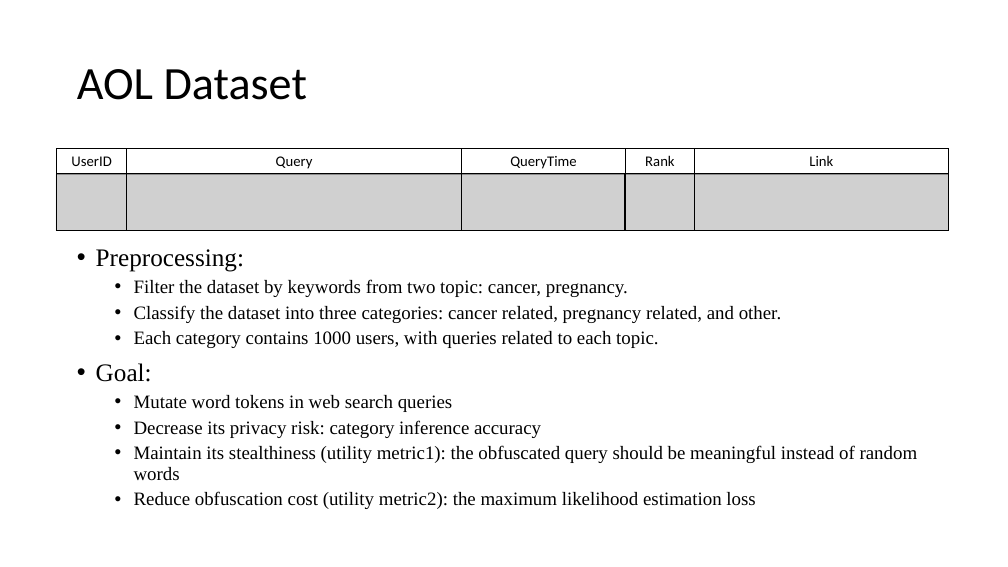
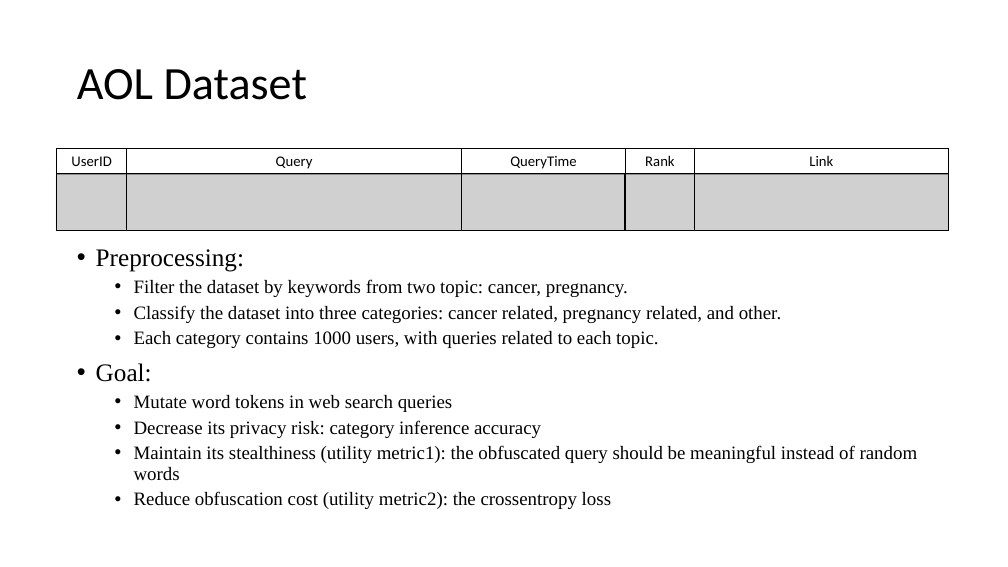
Before and after one commit to bitzj2015/EE599-Final-Project, a slide deck: slide 2 of doc/599-final-project.pptx. Drawn at 1008x567 pixels with LibreOffice and Linux fonts; fonts in the diff are those of the drawing; grey boxes stand for pictures. Boxes give left, top, right and bottom in pixels: in the first picture for what was removed or moved away, otherwise in the second. Text is boxed around its words. In the diff, an @@ line names an element or a change of style, - is before the commit and + after.

```diff
--- a/doc/599-final-project.pptx
+++ b/doc/599-final-project.pptx
@@ text at [134, 491, 611, 509]: text changed @@
-  • Reduce obfuscation cost (utility metric2): the maximum likelihood estimation loss
+  • Reduce obfuscation cost (utility metric2): the crossentropy loss
```
Also in this commit, not shown: 2 other slides changed, 6 slides added, 2 slides removed, 6 other files.
